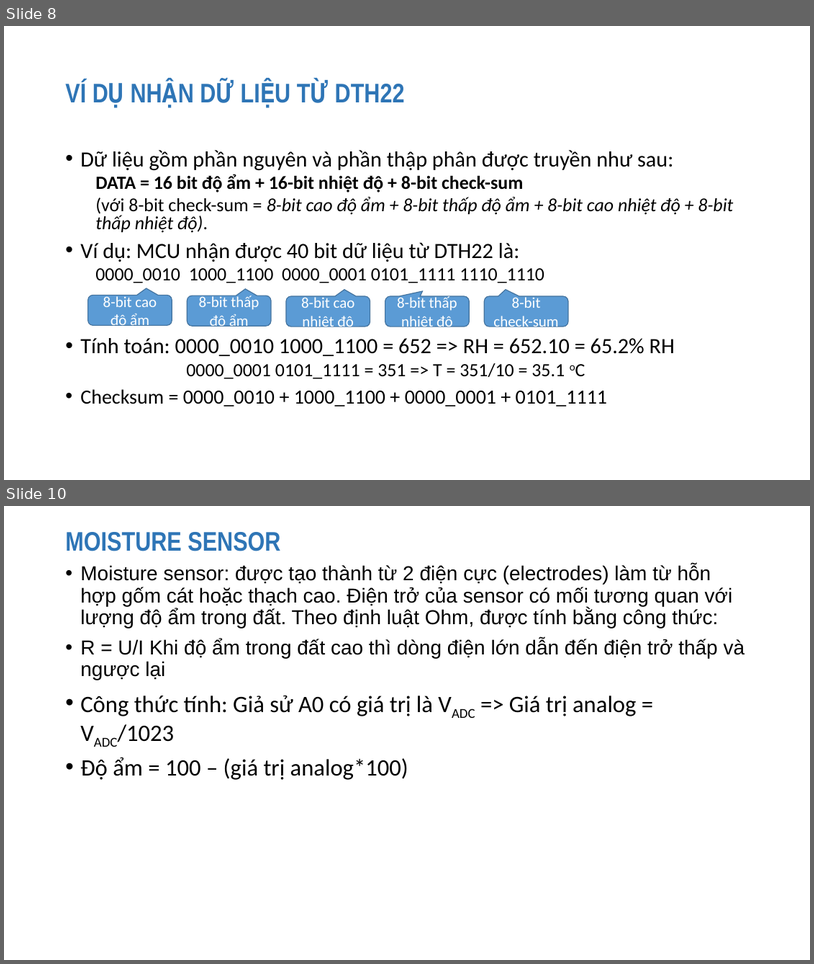
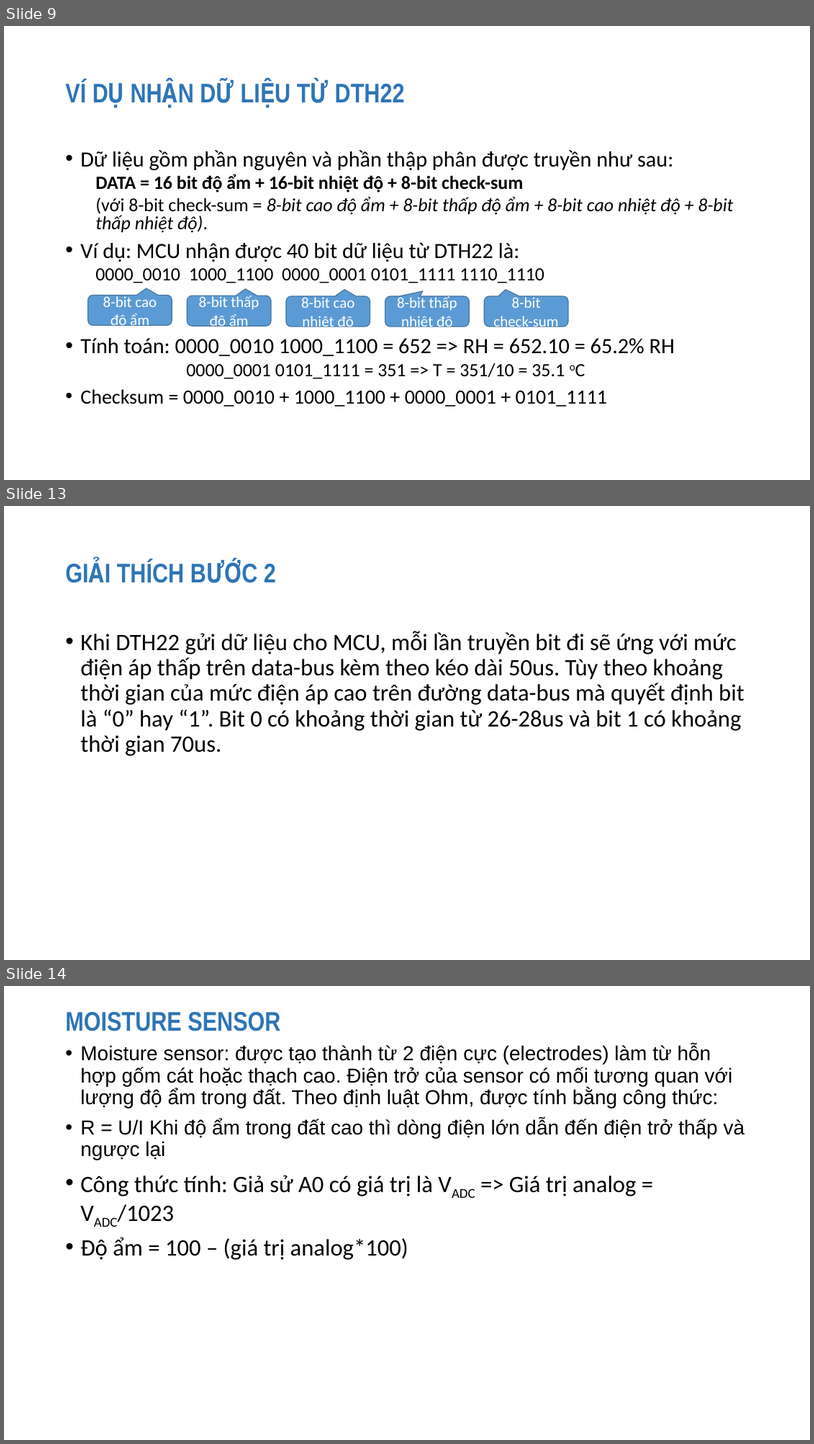
Before and after one commit to tearpolaris/Thesis, a slide deck: Slide/Connetc_IOT.pptx. Shown one above the other, each under a label of ours: slides 8 and 10 before the commit, slides 9, 13 and 14 after it; the slides between them are not shown. The pictures are 814x964 and 814x1444 pixels, drawn with LibreOffice and Linux fonts; fonts in the diff are those of the drawing. Boxes give left, top, right and bottom in pixels: in the first picture for what was removed or moved away, otherwise in the second. Text is boxed around its words. In the diff, an @@ line names an element or a change of style, - is before the commit and + after.

```diff
--- a/Slide/Connetc_IOT.pptx
+++ b/Slide/Connetc_IOT.pptx
@@ slide 13 added at (4,506,810,960), background #FFFFFF @@
@@ title added at (117,561,276,583), 32 pt, text #2E75B6, bold @@
+GIẢI THÍCH BƯỚC 2
@@ text added at (80,631,745,756), 28 pt, text #000000 @@
+• Khi DTH22 gửi dữ liệu cho MCU, mỗi lần truyền bit đi sẽ ứng với mức điện áp thấp trên data-bus kèm theo kéo dài 50us. Tùy theo khoảng thời gian của mức điện áp cao trên đường data-bus mà quyết định bit là “0” hay “1”. Bit 0 có khoảng thời gian từ 26-28us và bit 1 có khoảng thời gian 70us.
@@ what was slide 8 is now slide 9 @@
@@ what was slide 10 is now slide 14 @@
```
Also in this commit, not shown: 1 slide changed, 5 other slides added, 1 slide removed, 1 other file.
